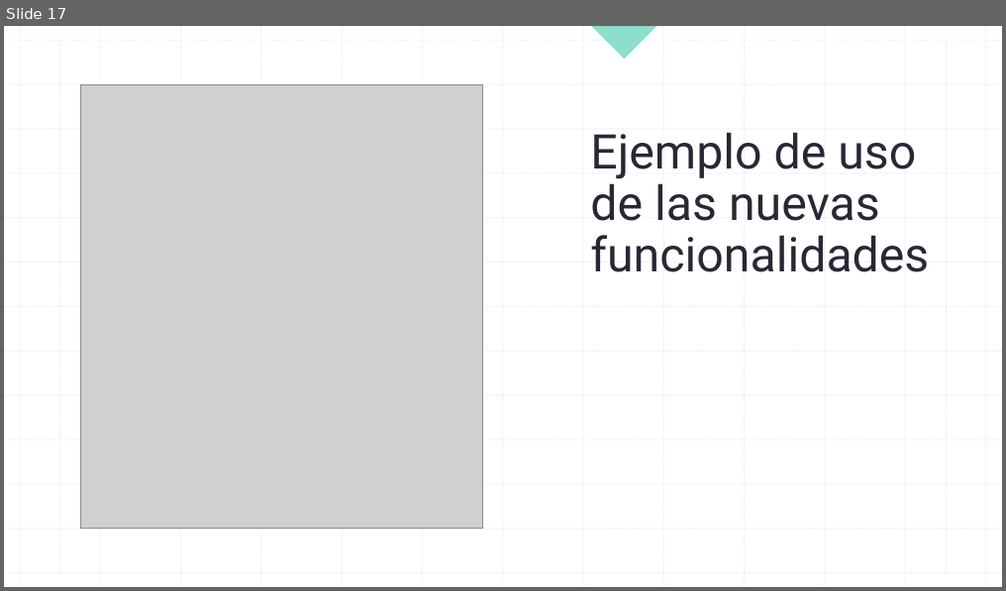
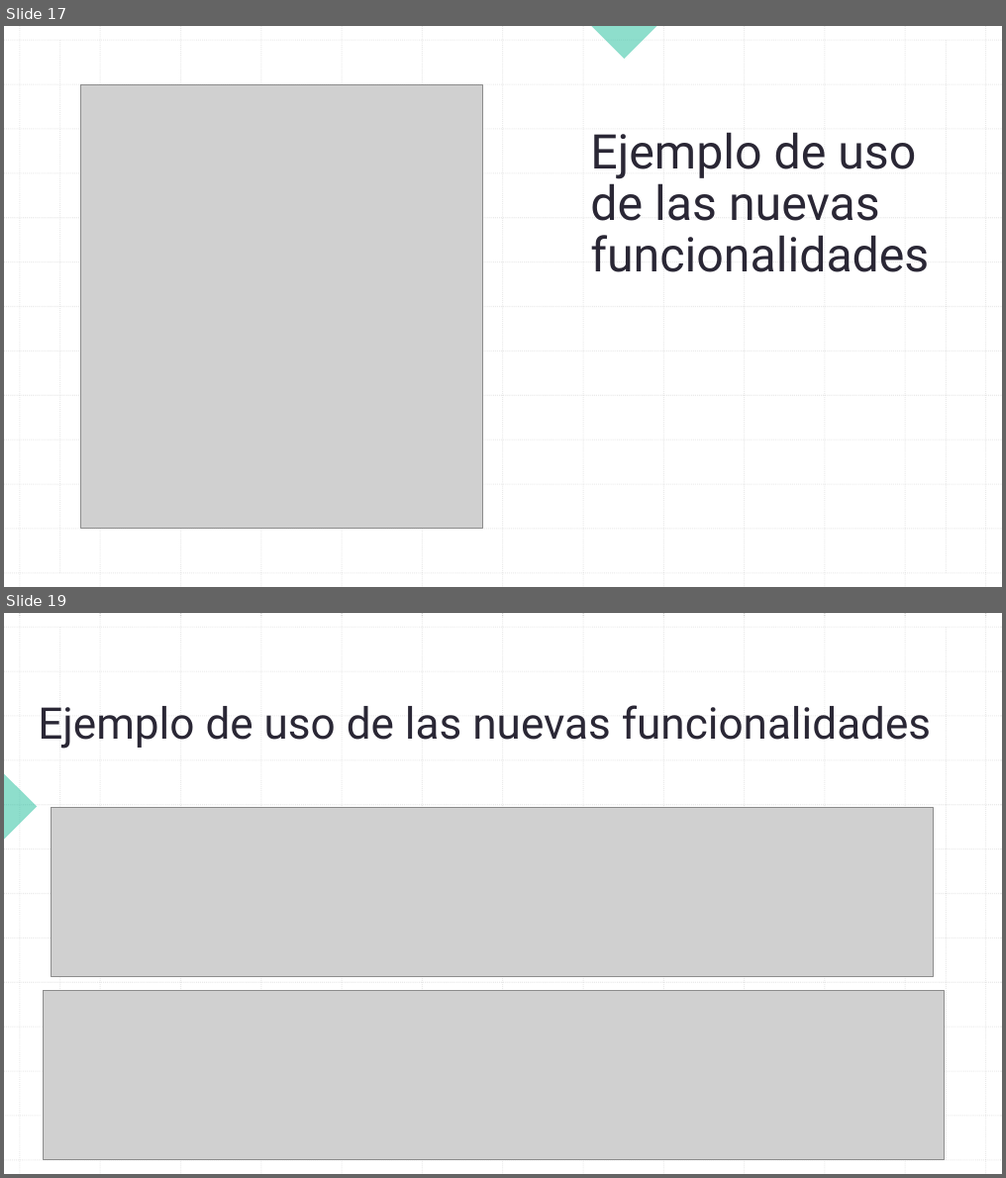
Before and after one commit to Adriel23456/compiladores_e_interpretes_1_2025, a slide deck: InvestigacionInterprete/Presentacion Desarrollada.pptx. Shown one above the other, each under a label of ours: slide 17 before the commit, slides 17 and 19 after it; the slides between them are not shown. The pictures are 1006x591 and 1006x1178 pixels, drawn with LibreOffice and Linux fonts; fonts in the diff are those of the drawing; grey boxes stand for pictures. Boxes give left, top, right and bottom in pixels: in the first picture for what was removed or moved away, otherwise in the second. Text is boxed around its words. In the diff, an @@ line names an element or a change of style, - is before the commit and + after.

```diff
--- a/InvestigacionInterprete/Presentacion Desarrollada.pptx
+++ b/InvestigacionInterprete/Presentacion Desarrollada.pptx
@@ slide 19 added at (x1=4, y1=613, x2=1002, y2=1174), background #FFFFFF; not listed: 27 template elements that a slide beside it also shows @@
@@ rectangle added at (x1=4, y1=617, x2=1001, y2=1174), fill #FFFFFF @@
@@ group added at (x1=4, y1=613, x2=1002, y2=1174): 28 lines @@
@@ title added at (x1=38, y1=705, x2=931, y2=749), 42 pt, text #2A2735 @@
+Ejemplo de uso de las nuevas funcionalidades
@@ right triangle added at (x1=4, y1=774, x2=37, y2=840), fill #1EBE9B at 50% opacity @@
@@ right triangle added at (x1=4, y1=817, x2=37, y2=882), fill #1EBE9B at 50% opacity @@
@@ picture added at (x1=52, y1=808, x2=933, y2=977) @@
@@ picture added at (x1=43, y1=991, x2=944, y2=1160) @@
@@ group added at (x1=4, y1=613, x2=1002, y2=1174): 26 lines @@
```
Also in this commit, not shown: 1 slide changed, 1 other slide added, 1 other file.
